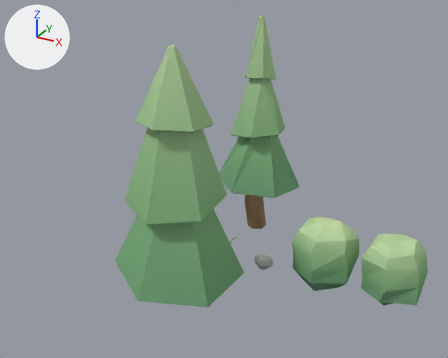
A saved change to the Blender file Blends/NatureAssets.blend.
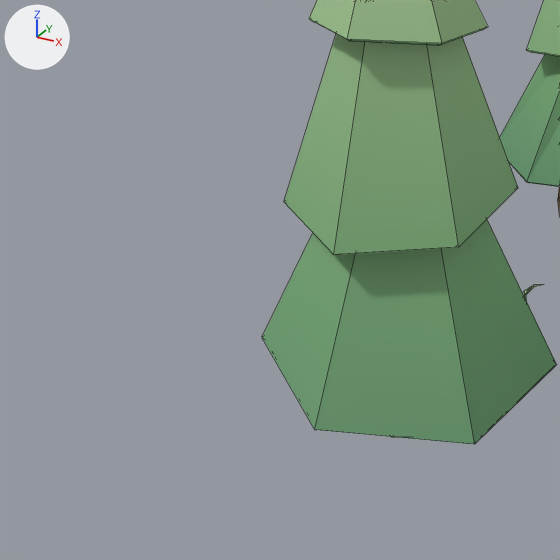
Old and new are each drawn whole from a camera (50 mm lens) standing at (10.11, -18.55, 12.23) and looking at (1.14, -2.25, 4.08) and again close up on the part from 0% to 55% of the width and 32% to 100% of the height. Lighting does not change. The marker at upper left points along +X, +Y and +Z. The close-ups show mesh edges as thin lines.

Script lines for the objects in view, before the commit:
```python
me_cylinder = bpy.data.meshes.new('Cylinder')
me_cylinder.from_pydata(...)  # 86 vertices, 90 faces; spans x -1.97..1.97, y -2.2..2.21, z -0.21..8.5
me_cylinder.materials.append(mat_material)  # picture img_pal_master_gradient_png
me_cylinder_001 = bpy.data.meshes.new('Cylinder.001')
me_cylinder_001.from_pydata(...)  # 92 vertices, 96 faces; spans x -1.65..1.65, y -1.69..1.7, z -0.21..8.5
me_cylinder_001.materials.append(mat_material)  # picture img_pal_master_gradient_png
ob_pine_1 = bpy.data.objects.new('Pine_1', me_cylinder)
ob_pine_1.location = (0.0, -3.32, 0.0)
ob_pine_2 = bpy.data.objects.new('Pine_2', me_cylinder_001)
ob_pine_2.location = (0.0, 2.73, 0.0)
```
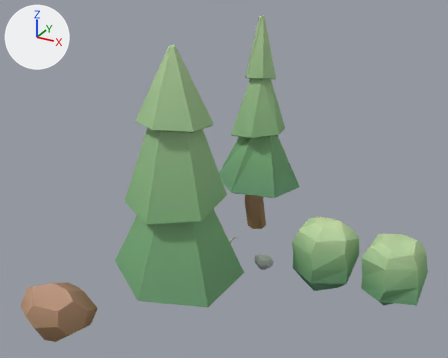
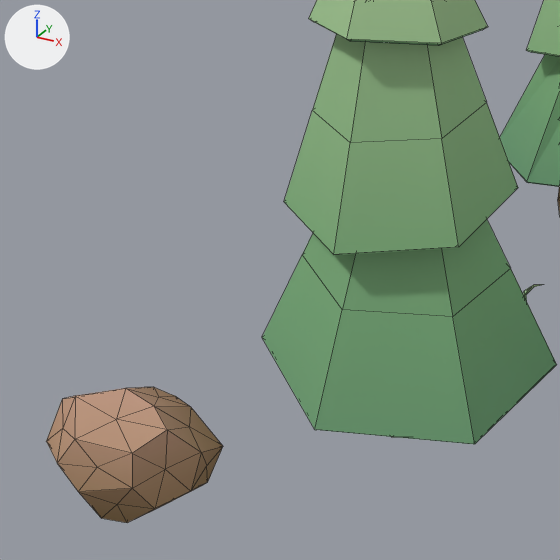
Boxes [x1, y1, x2, y2] around the edits, measured in the close-ups (560 x 560 px):
'Dirt_Object', added (beige)
    after: [47, 387, 223, 523]

Edits to the bpy script that builds the scene:
```text
Add me_cube_002:
    me_cube_002.from_pydata(...)  # 51 vertices, 98 faces; spans x -0.578..0.767, y -0.66..0.761, z -0.711..0.489
    me_cube_002.materials.append(mat_material)  # picture img_pal_master_gradient_png
Add ob_dirt_object:
    ob_dirt_object = bpy.data.objects.new('Dirt_Object', me_cube_002)
    ob_dirt_object.location = (-2.33, -6.84, 0.83)
    ob_dirt_object.scale = (1.53, 1.53, 1.53)
```
